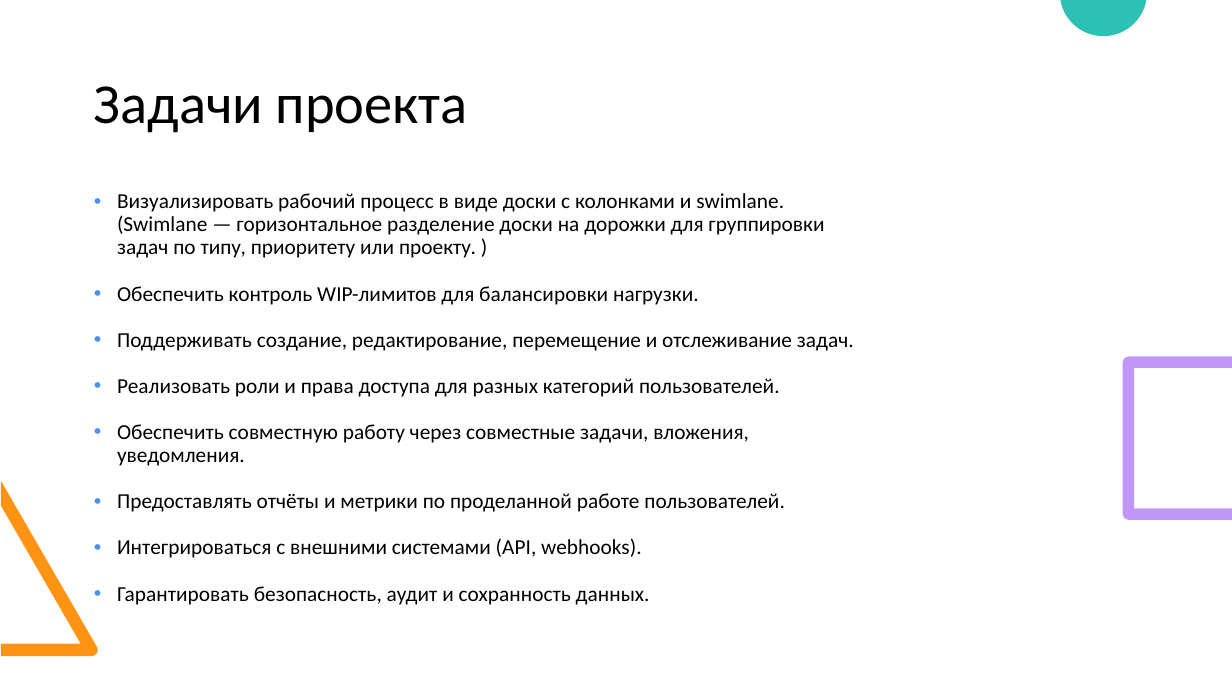
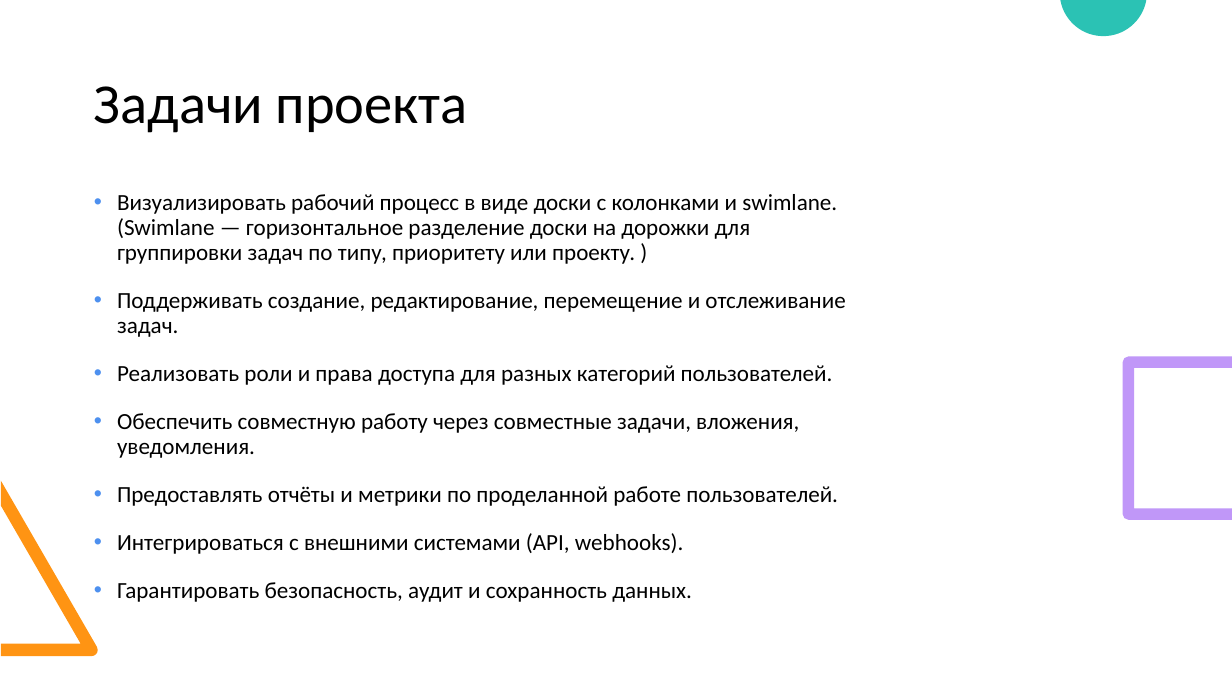
Before and after one commit to r0mbaa/Kanban-Board, a slide deck: slide 3 of Paperwork/РПС_Презентация_к_проекту.pptx. Drawn at 1232x693 pixels with LibreOffice and Linux fonts; fonts in the diff are those of the drawing. Boxes give left, top, right and bottom in pixels: in the first picture for what was removed or moved away, otherwise in the second. Text is boxed around its words. In the diff, an @@ line names an element or a change of style, - is before the commit and + after.

```diff
--- a/Paperwork/РПС_Презентация_к_проекту.pptx
+++ b/Paperwork/РПС_Презентация_к_проекту.pptx
@@ text "Визуализировать рабочий процесс в виде ..." at (117, 194, 845, 602): size 16.6 to 18 pt @@
@@ text at (117, 286, 699, 305): paragraph removed @@
-• Обеспечить контроль WIP-лимитов для балансировки нагрузки.
```
Also in this commit, not shown: 2 other slides changed, 4 slides added, 4 slides removed.
